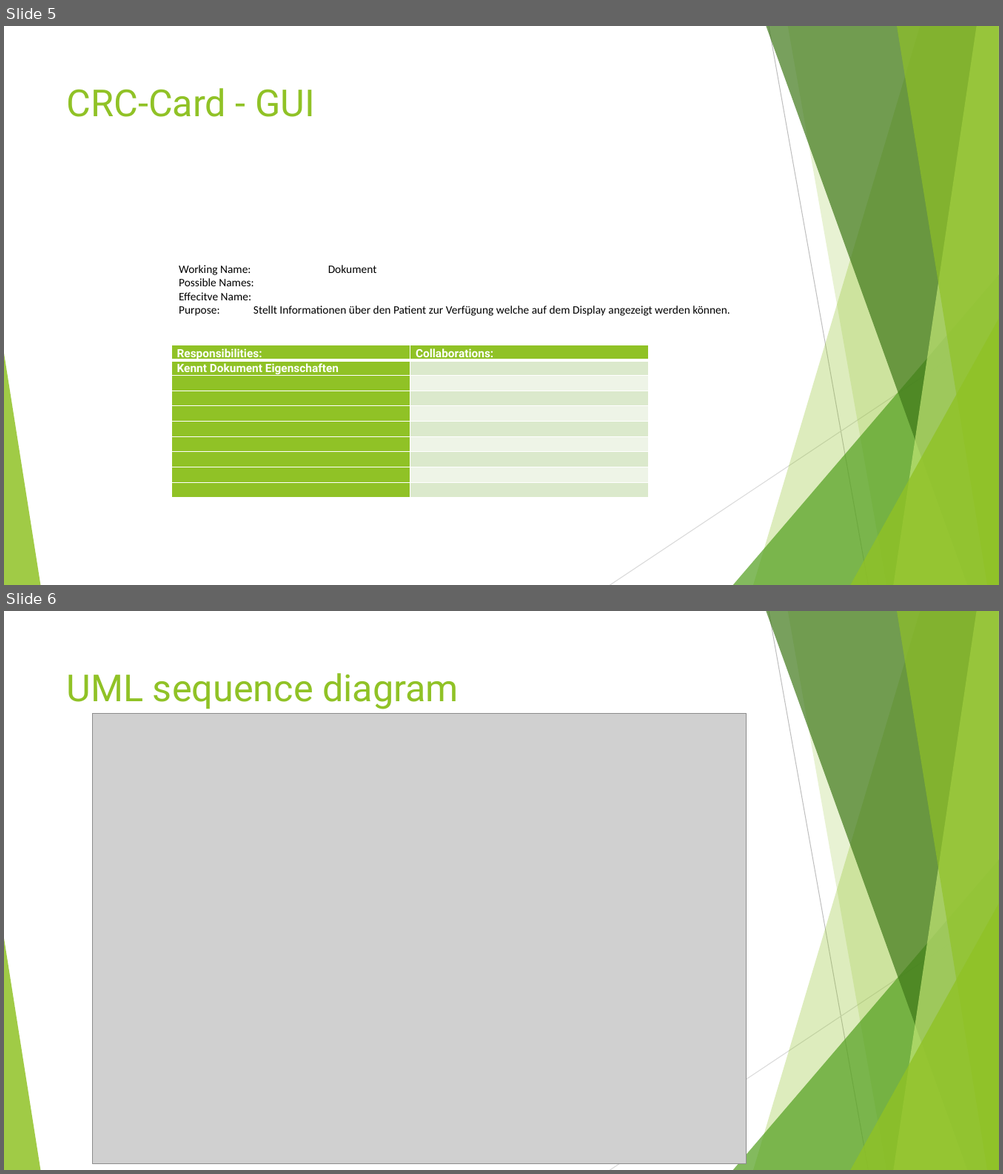
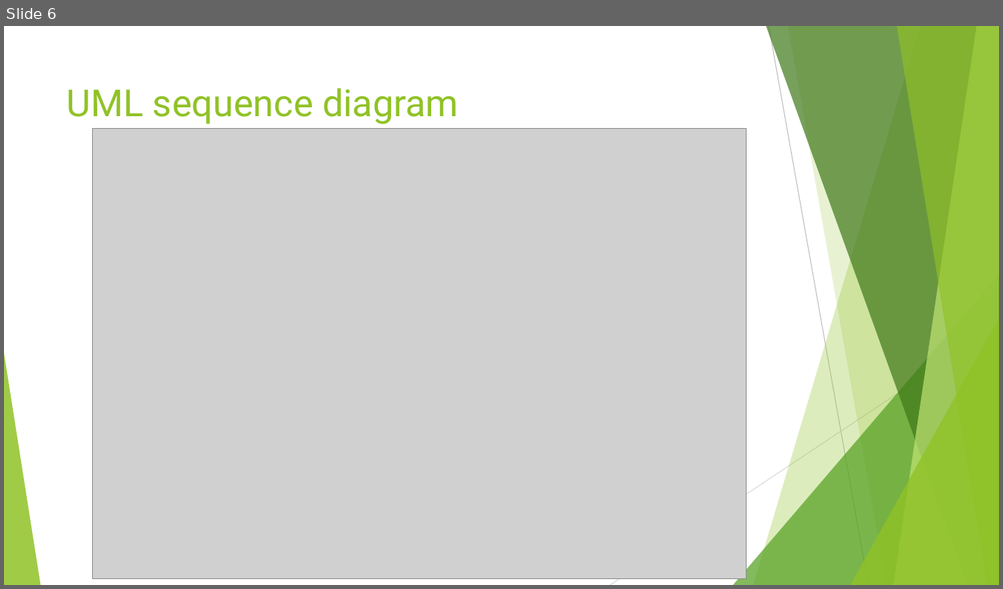
Before and after one commit to lants1/ch.bfh.bti7081.s2013.green, a slide deck: ch.bfh.bti7081.s2013.green/doc/task7/Task7_Präsentation.pptx. Shown one above the other, each under a label of ours: slides 5 and 6 before the commit, slide 6 after it. The pictures are 1003x1174 and 1003x589 pixels, drawn with LibreOffice and Linux fonts; fonts in the diff are those of the drawing; grey boxes stand for pictures; background and template pictures are left out. Boxes give left, top, right and bottom in pixels: in the first picture for what was removed or moved away, otherwise in the second. Text is boxed around its words. In the diff, an @@ line names an element or a change of style, - is before the commit and + after.

```diff
--- a/ch.bfh.bti7081.s2013.green/doc/task7/Task7_Präsentation.pptx
+++ b/ch.bfh.bti7081.s2013.green/doc/task7/Task7_Präsentation.pptx
@@ slide 5 removed at [4,26,999,585], background #FFFFFF; not listed: 10 template elements that a slide beside it also shows @@
@@ title removed at [67,88,315,117] @@
-CRC-Card - GUI
@@ text removed at [179,265,730,316] @@
-Working Name: Dokument
-Possible Names:
-Effecitve Name:
-Purpose: Stellt Informationen über den Patient zur Verfügung welche auf dem Display angezeigt werden können.
@@ table removed at [171,346,649,503], 10 rows, 2 columns @@
-Responsibilities: | Collaborations:
-Kennt Dokument Eigenschaften | 
- | 
- | 
- | 
- | 
- | 
- | 
- | 
- | 
```
Also in this commit, not shown: 3 slides changed, 1 slide added, 1 other slide removed.
